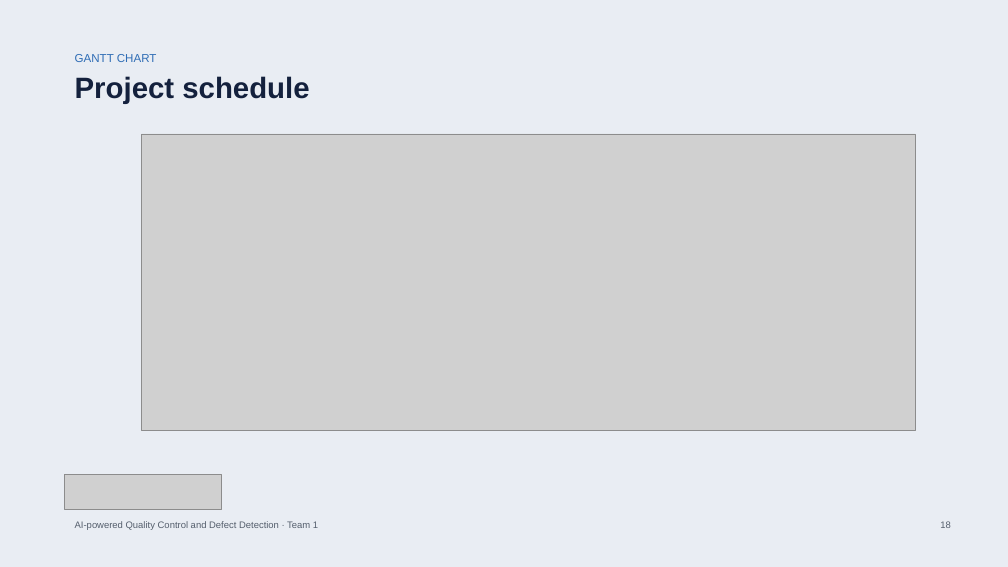
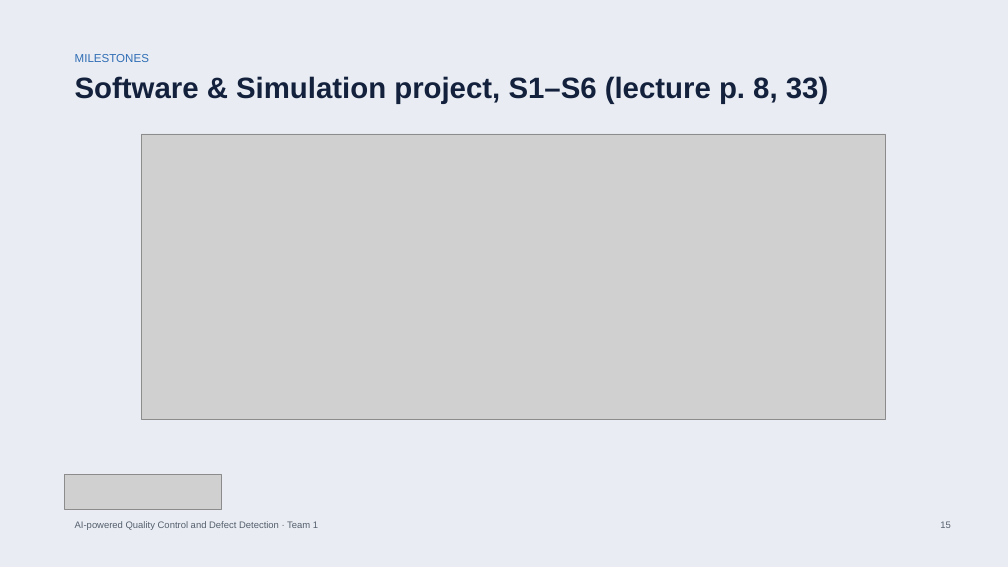
Before and after one commit to bodhi584/aoi-decision-gate, a slide deck: slide 15 of docs/slides_revised_topic.pptx (slide 18 before the commit). Drawn at 1008x567 pixels with LibreOffice and Linux fonts; fonts in the diff are those of the drawing; grey boxes stand for pictures. Boxes give left, top, right and bottom in pixels: in the first picture for what was removed or moved away, otherwise in the second. Text is boxed around its words. In the diff, an @@ line names an element or a change of style, - is before the commit and + after.

```diff
--- a/docs/slides_revised_topic.pptx
+++ b/docs/slides_revised_topic.pptx
@@ text at bbox=[75, 54, 149, 62]: text changed @@
-GANTT CHART
+MILESTONES
@@ text at bbox=[75, 76, 828, 104]: text changed @@
-Project schedule
+Software & Simulation project, S1–S6 (lecture p. 8, 33)
@@ picture: place and size @@
-picture at bbox=[141, 134, 916, 430]
+picture at bbox=[141, 134, 885, 419]
```
Also in this commit, not shown: 11 other slides changed, 3 slides added, 12 slides removed, 28 other files.
